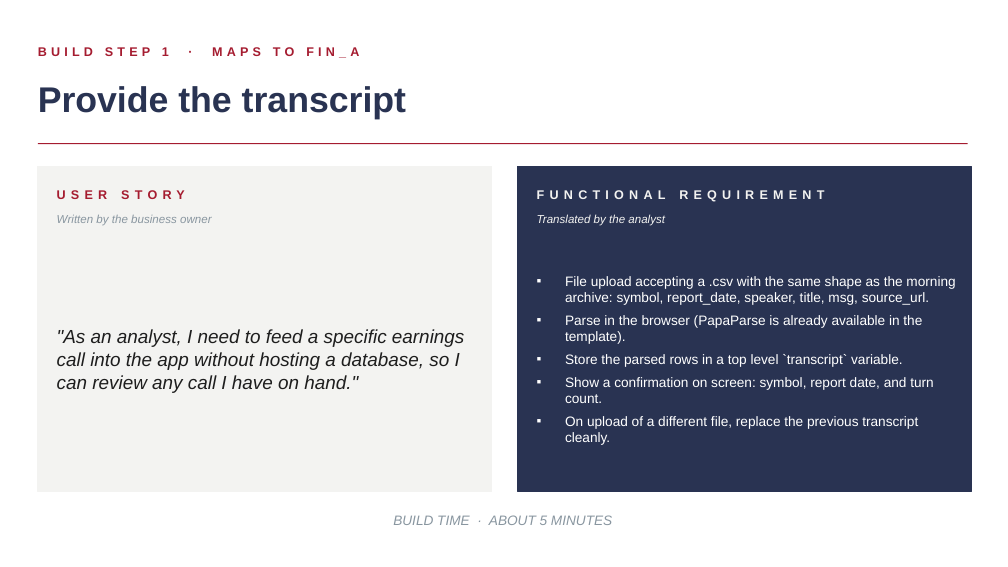
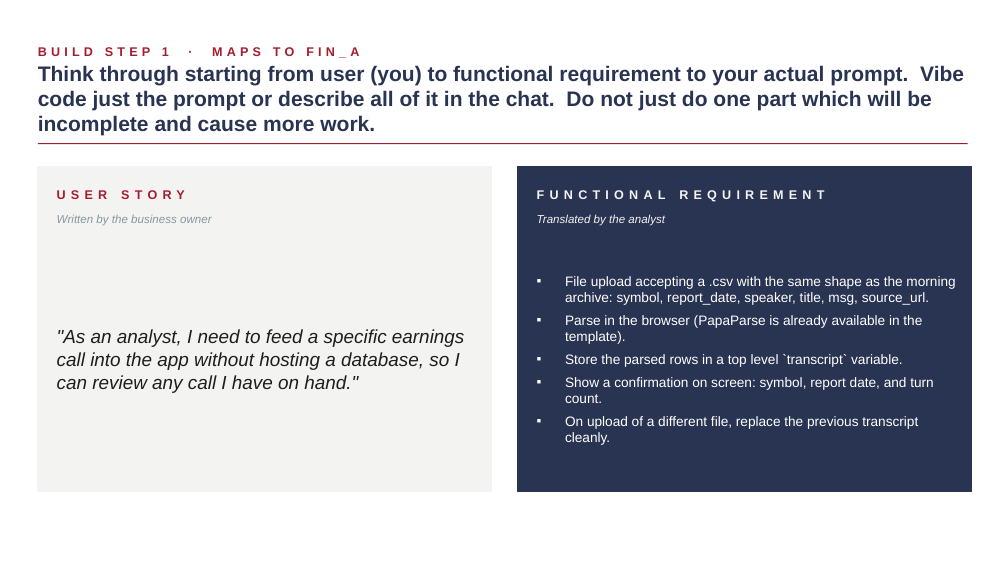
Before and after one commit to kwartler/vienna-genai-finance-course, a slide deck: slide 8 of lessons/day2-finance/C_Day2_Finance_SPA_Build.pptx. Drawn at 1008x567 pixels with LibreOffice and Linux fonts; fonts in the diff are those of the drawing. Boxes give left, top, right and bottom in pixels: in the first picture for what was removed or moved away, otherwise in the second. Text is boxed around its words. In the diff, an @@ line names an element or a change of style, - is before the commit and + after.

```diff
--- a/lessons/day2-finance/C_Day2_Finance_SPA_Build.pptx
+++ b/lessons/day2-finance/C_Day2_Finance_SPA_Build.pptx
@@ text at <box>38,65,964,136</box>: text changed; size 34 to 20 pt @@
-Provide the transcript
+Think through starting from user (you) to functional requirement to your actual prompt. Vibe code just the prompt or describe all of it in the chat. Do not just do one part which will be incomplete and cause more work.
@@ text removed at <box>393,515,612,525</box> @@
-BUILD TIME · ABOUT 5 MINUTES
```
Also in this commit, not shown: 15 other slides changed.
